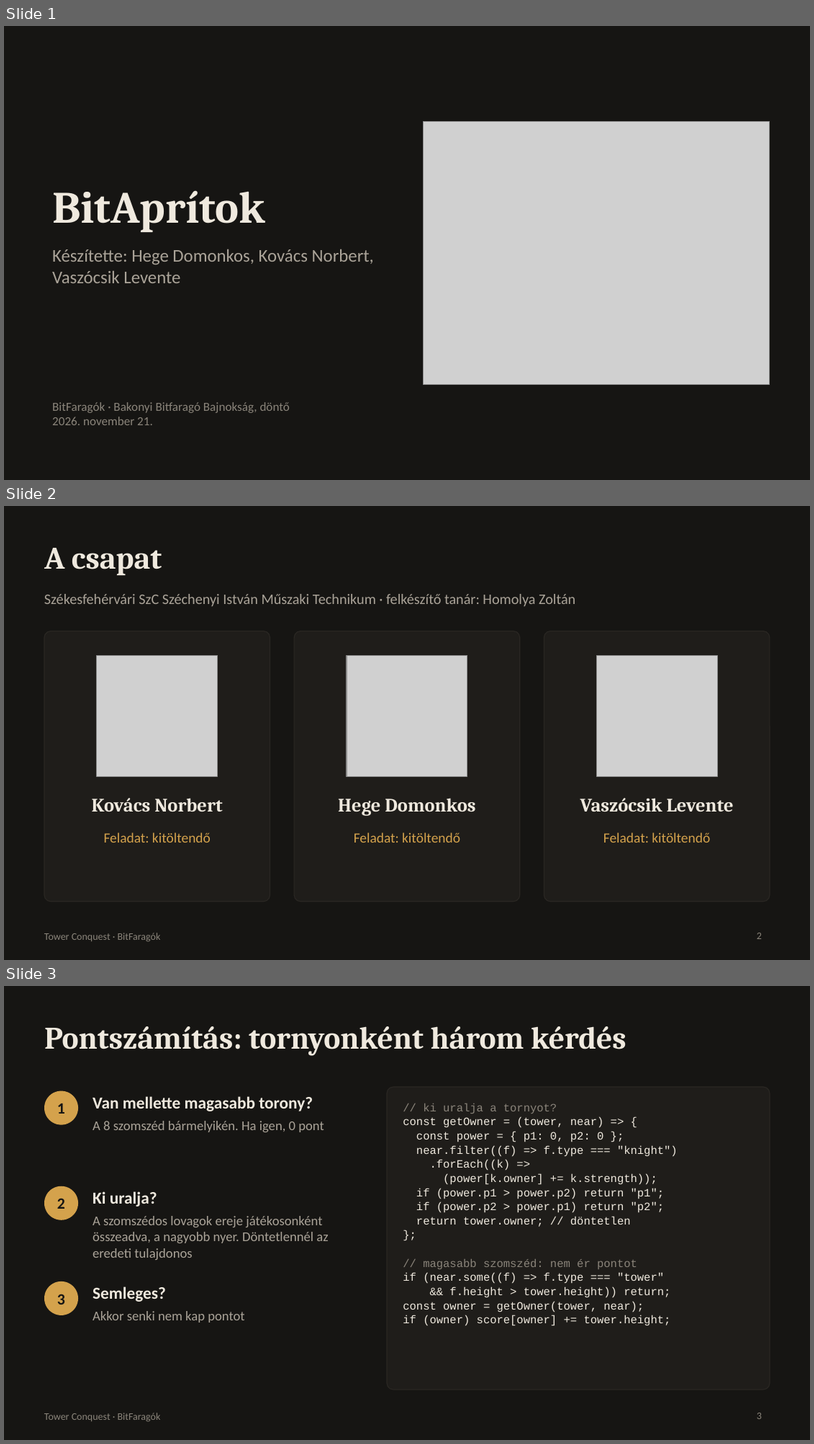
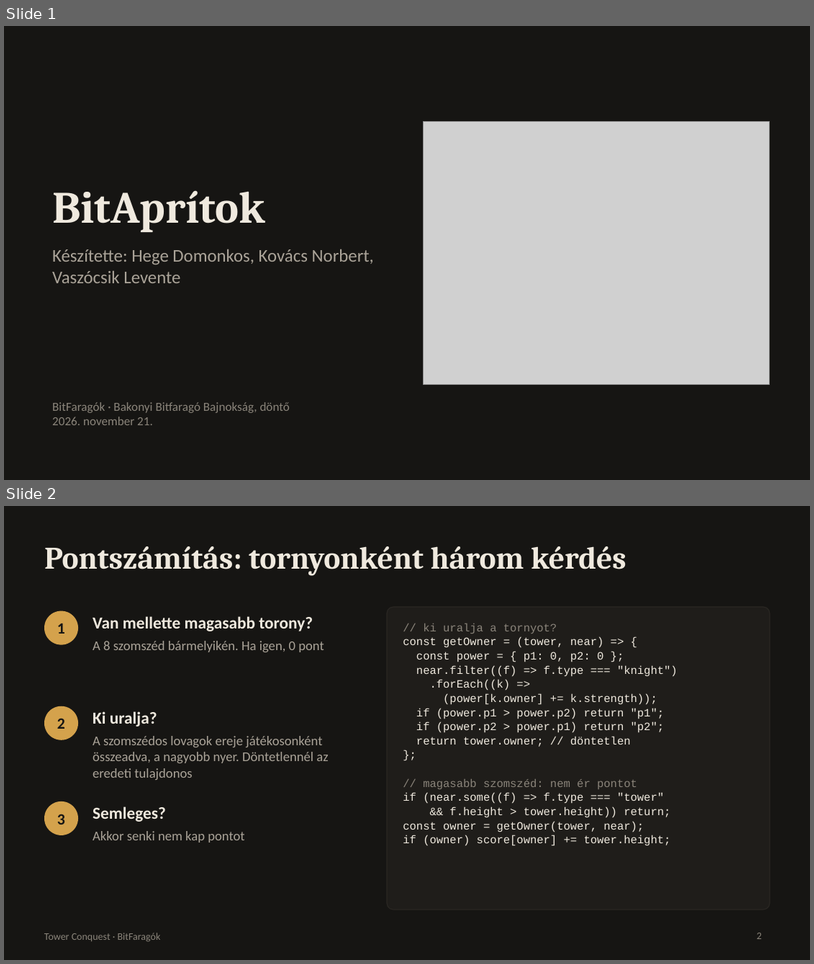
Before and after one commit to VaszocsikLevi/verseny, a slide deck: bitApritok.pptx. Shown one above the other, each under a label of ours: slides 1, 2 and 3 before the commit, slides 1 and 2 after it. The pictures are 814x1444 and 814x964 pixels, drawn with LibreOffice and Linux fonts; fonts in the diff are those of the drawing; grey boxes stand for pictures. Boxes give left, top, right and bottom in pixels: in the first picture for what was removed or moved away, otherwise in the second. Text is boxed around its words. In the diff, an @@ line names an element or a change of style, - is before the commit and + after.

Commit message:
ppt

```diff
--- a/bitApritok.pptx
+++ b/bitApritok.pptx
@@ slide 2 removed at (4,506,810,960), background #161513; not listed: 1 template element that a slide beside it also shows @@
@@ title removed at (44,548,162,575) @@
-A csapat
@@ text removed at (44,594,576,606) @@
-Székesfehérvári SzC Széchenyi István Műszaki Technikum · felkészítő tanár: Homolya Zoltán
@@ rounded rectangle removed at (44,631,270,901) @@
@@ rounded rectangle removed at (294,631,520,901) @@
@@ rounded rectangle removed at (544,631,770,901) @@
@@ picture removed at (97,655,218,776) @@
@@ picture removed at (347,655,468,776) @@
@@ picture removed at (597,655,718,776) @@
@@ text removed at (92,798,222,811) @@
-Kovács Norbert
@@ text removed at (338,798,476,816) @@
-Hege Domonkos
@@ text removed at (581,798,734,811) @@
-Vaszócsik Levente
@@ text removed at (104,832,211,842) @@
-Feladat: kitöltendő
@@ text removed at (354,832,460,842) @@
-Feladat: kitöltendő
@@ text removed at (604,832,710,842) @@
-Feladat: kitöltendő
@@ page number removed at (757,932,762,939) @@
-2
@@ what was slide 3 is now slide 2 @@
```
Also in this commit, not shown: 1 other file.
